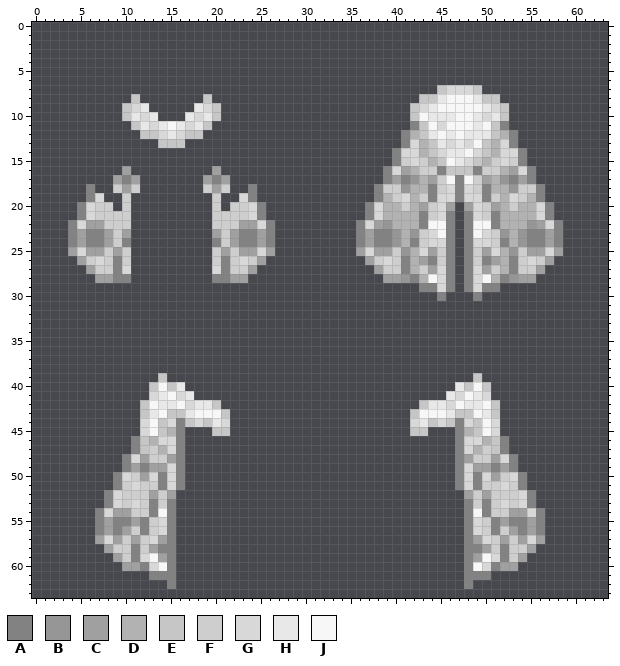
Two states of a pixel-art sprite, Resources/Textures/Mobs/Customization/moth_parts.rsi/wings_look3.png. Above, as it was before the edit.
The file is 64x64 pixels. Colours within 5 levels of each other are drawn and written as one.
Palette (. is transparent): A #828282  B #969696  C #a0a0a0  D #b2b2b2  E #c6c6c6  F #cecece  G #d8d8d8  H #e8e8e8  J #f7f7f7
Pixels before (only the part around the change), first column x 0:
 8 ...........E.......E.........
 9 ..........EGH.....HGE........
10 ..........EHGH...HGHE........
11 ...........EHGHJHGHE.........
12 ............EEGHGEE..........
13 ..............EEE............
14 .............................
15 .............................
16 ..........C.........C........
17 .........CAC.......CAC.......
18 ......A..FCF.......FCF..A....
19 ......AG..F.........F..GA....
20 .....AGFF.F.........F.FFGA...
21 .....AGFFFF.........FFFFGA...
22 ....AGCCFFF.........FFFCCGA..
23 ....ACAACFC.........CFCAACA..
24 ....ACAACFA.........AFCAACA..
25 ....CGCCFCF.........FCFCCGC..
26 .....CFGFAF.........FAFGFC...
27 ......CFFAG.........GAFFC....
Once edited:
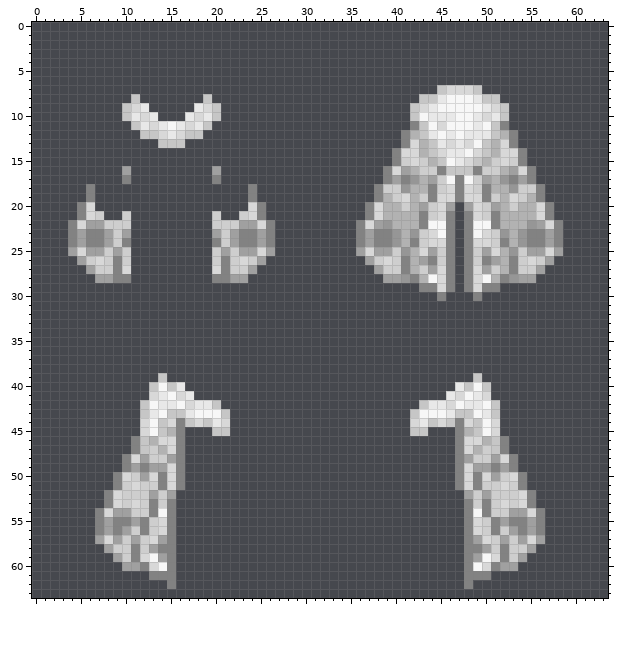
Edits made:
The author cleared colour C in row 17 at x 9, 11, 19 and 21; in row 18 at x 10 and 20.
The author cleared colour F in row 18 at x 9, 11, 19 and 21; in row 19 at x 10 and 20; in row 20 at x 7 to 8, 10, 20 and 22 to 23; in row 21 at x 8 to 9 and 21 to 22.
The author cleared colour G in row 19 at x 7 and 23.
Where, in picture pixels (left, top, right, bottom), the same in both pictures:
erased: (95, 175, 140, 220)
erased: (203, 175, 248, 220)
